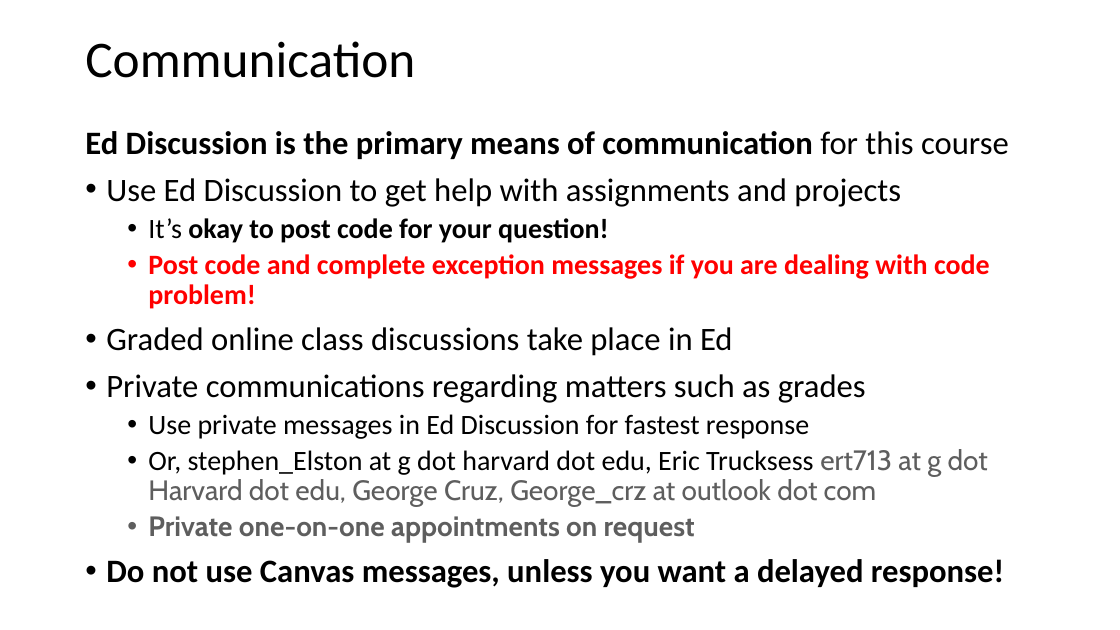
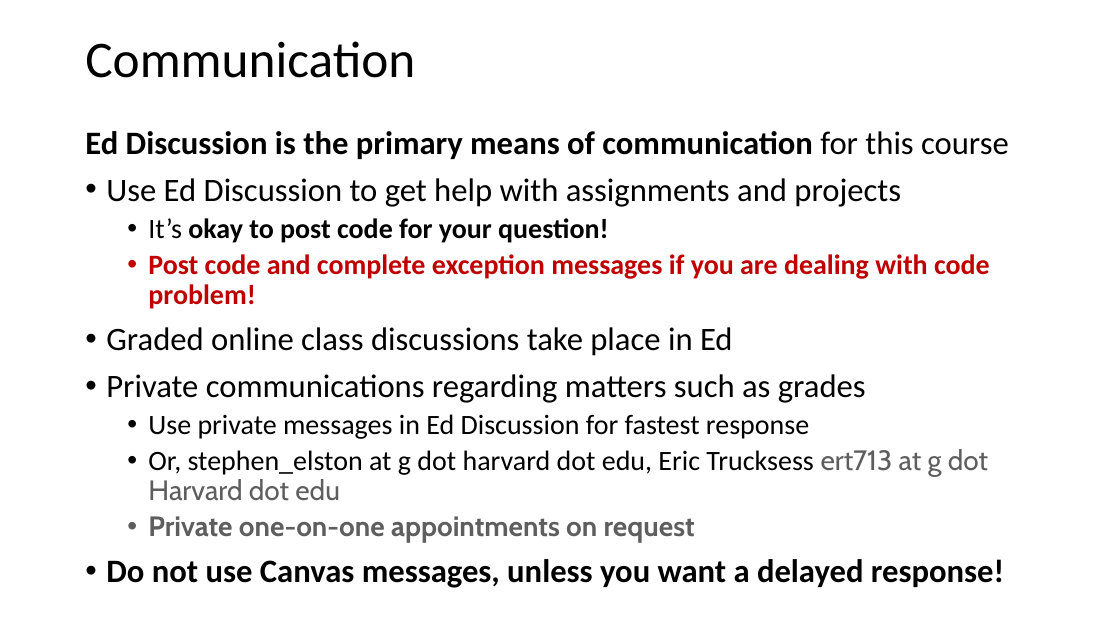
Before and after one commit to harelgabainew/school1, a slide deck: slide 22 of slides/1_Introduction.pptx. Drawn at 1120x630 pixels with LibreOffice and Linux fonts; fonts in the diff are those of the drawing. Boxes give left, top, right and bottom in pixels: in the first picture for what was removed or moved away, otherwise in the second. Text is boxed around its words. In the diff, an @@ line names an element or a change of style, - is before the commit and + after.

```diff
--- a/slides/1_Introduction.pptx
+++ b/slides/1_Introduction.pptx
@@ text at (x1=148, y1=254, x2=990, y2=309): text colour #FF0000 to #C00000 in "Post code and complete exception messages if ..." @@
@@ text at (x1=148, y1=449, x2=988, y2=501): text changed; font Cabin to Calibri; text colour #5E5E5E to #000000 @@
-  • Or, stephen_Elston at g dot harvard dot edu, Eric Trucksess ert713 at g dot Harvard dot edu, George Cruz, George_crz at outlook dot com
+  • Or, stephen_elston at g dot harvard dot edu, Eric Trucksess ert713 at g dot Harvard dot edu
```
Also in this commit, not shown: 12 other slides changed, 2 slides added.
